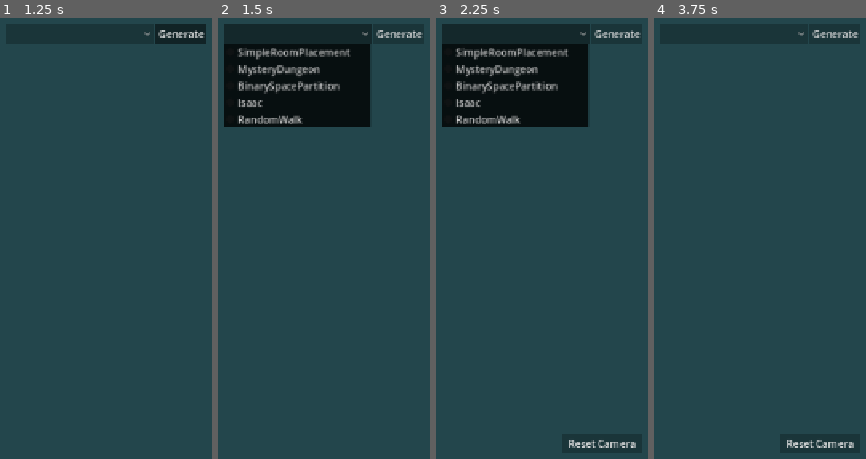
Above: before the commit, frames 1-4 (left to right).
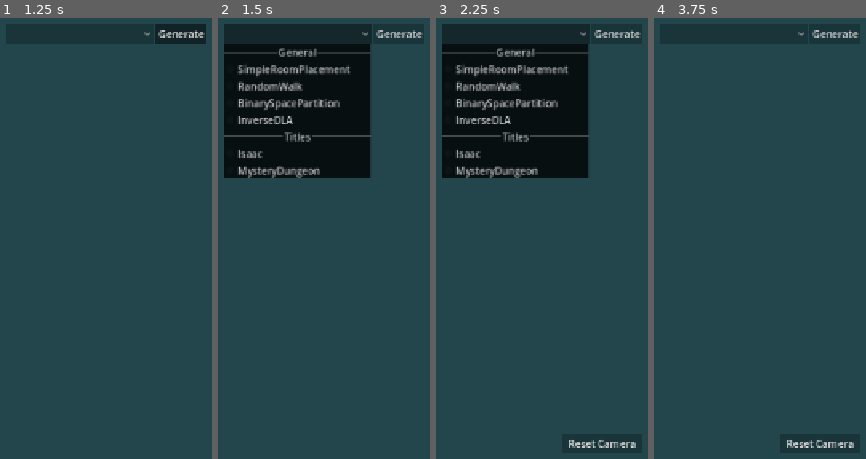
Above: after the commit, the same moments.

Repository: turboshook/ProGenViz
Game: Godot game, scene res://main.tscn
The game is run twice, just before and just after one commit, with the same random seed, the same clock (stepped at 60 frames per second) and the same inputs.
Inputs (mouse positions are in pixels of both pictures, inside the frame that each line leads up to):
- Up to frame 1 (1.25 s): click "Generate" at 0.5 s
- Up to frame 2 (1.5 s): click (298, 35) at 1.25 s
- Up to frame 3 (2.25 s): tap Enter at 2 s; hold D (input_right) from 2.03 s (still down)
- Up to frame 4 (3.75 s): release D (input_right) at 2.75 s; click "Reset Camera" at 2.75 s; tap Space at 3.5 s; hold S (input_down) from 3.53 s (still down)

Frame 1 is identical in both runs. In frame 2, 11% of the frame differs, in the area x 2-73%, y 6-37%; in frame 3, 11%; in frame 4, nothing differs.

Commit message:
InverseDLA

Diff:
--- /dev/null
+++ b/generators/inverse_diffusion_limited_aggregation/generator.gd
@@ -0,0 +1,32 @@
+extends FloorGenerator
+
+func _init() -> void:
+	_default_parameters = {
+		"max_tile_quantity": 256,
+		"walker_turn_chance": 0.0
+	}
+
+func generate(parameters: Dictionary) -> void:
+	_floorplan = {
+		"walks": [],
+		"tile_coordinates": [Vector2i(48, 48)],
+		"coordinate_set": {Vector2i(48, 48): null}
+	}
+	for tile_count: int in range(parameters.max_tile_quantity - 1):
+		var walker_coordinate: Vector2i = _floorplan.tile_coordinates.pick_random()
+		var step_directions: Array[Vector2i] = [Vector2i.UP, Vector2i.DOWN, Vector2i.LEFT, Vector2i.RIGHT]
+		var step_direction = step_directions.pick_random()
+		var walk: Array[Vector2i] = [walker_coordinate]
+
+		var stepped_into_wall: bool = false
+		while not stepped_into_wall:
+			walker_coordinate += step_direction
+			walk.append(walker_coordinate)
+			if _floorplan.coordinate_set.has(walker_coordinate):
+				if randf() < parameters.walker_turn_chance: step_direction = step_directions.pick_random()
+				continue
+			stepped_into_wall = true
+
+		_floorplan.walks.append(walk)
+		_floorplan.tile_coordinates.append(walker_coordinate)
+		_floorplan.coordinate_set[walker_coordinate] = null
--- /dev/null
+++ b/generators/inverse_diffusion_limited_aggregation/generator_visualization.gd
@@ -0,0 +1,23 @@
+extends GeneratorVisualization
+
+@onready var floor_tile_map: TileMapLayer = $FloorTileMap
+@onready var walk_tile_map: TileMapLayer = $WalkTileMap
+
+func _activate() -> void:
+
+	var tile_atlas_coordinates: Array[Vector2i] = [Vector2i(0, 1), Vector2i(1, 1), Vector2i(0, 2), Vector2i(1, 2)]
+	var walker_atlas_tile_coordinate: Vector2i = tile_atlas_coordinates.pick_random()
+	tile_atlas_coordinates.erase(walker_atlas_tile_coordinate)
+	var floor_atlas_tile_coordinate: Vector2i = tile_atlas_coordinates.pick_random()
+
+	var tiles_placed: int = -1
+	for walk_index: int in range(_floorplan.walks.size()):
+		var walk: Array[Vector2i] = _floorplan.walks[walk_index]
+		for walk_coordinate: Vector2i in walk:
+			walk_tile_map.set_cell(walk_coordinate, 0, walker_atlas_tile_coordinate)
+			tiles_placed += 1
+			if tiles_placed % 32 == 0: AudioManager.play_sound("footstep")
+			if tiles_placed % 8 == 0: await get_tree().physics_frame
+		var tile_coordinate: Vector2i = _floorplan.tile_coordinates[walk_index]
+		floor_tile_map.set_cell(tile_coordinate, 0, floor_atlas_tile_coordinate)
+		walk_tile_map.clear()
--- /dev/null
+++ b/generators/inverse_diffusion_limited_aggregation/generator_visualization.tscn
@@ -0,0 +1,42 @@
+[gd_scene load_steps=7 format=3 uid="uid://dg7y3gcy1m8ll"]
+
+[ext_resource type="Script" uid="uid://7kad37fb82d7" path="res://generators/inverse_diffusion_limited_aggregation/generator_visualization.gd" id="1_ub50x"]
+[ext_resource type="Texture2D" uid="uid://cl7vg0jbfeaot" path="res://import/textures/tiles.png" id="2_bbom2"]
+
+[sub_resource type="TileSetAtlasSource" id="TileSetAtlasSource_g72ot"]
+texture = ExtResource("2_bbom2")
+texture_region_size = Vector2i(8, 8)
+0:0/0 = 0
+0:1/0 = 0
+1:1/0 = 0
+0:2/0 = 0
+1:2/0 = 0
+1:0/0 = 0
+
+[sub_resource type="TileSet" id="TileSet_2lg4w"]
+tile_size = Vector2i(8, 8)
+sources/0 = SubResource("TileSetAtlasSource_g72ot")
+
+[sub_resource type="TileSetAtlasSource" id="TileSetAtlasSource_bbom2"]
+texture = ExtResource("2_bbom2")
+texture_region_size = Vector2i(8, 8)
+0:0/0 = 0
+0:1/0 = 0
+1:1/0 = 0
+0:2/0 = 0
+1:2/0 = 0
+1:0/0 = 0
+
+[sub_resource type="TileSet" id="TileSet_g72ot"]
+tile_size = Vector2i(8, 8)
+sources/0 = SubResource("TileSetAtlasSource_bbom2")
+
+[node name="GeneratorVisualization" type="Node2D"]
+script = ExtResource("1_ub50x")
+metadata/_custom_type_script = "uid://lvmunabsg24w"
+
+[node name="FloorTileMap" type="TileMapLayer" parent="."]
+tile_set = SubResource("TileSet_2lg4w")
+
+[node name="WalkTileMap" type="TileMapLayer" parent="."]
+tile_set = SubResource("TileSet_g72ot")
--- /dev/null
+++ b/generators/inverse_diffusion_limited_aggregation/parameter_table.tres
@@ -0,0 +1,32 @@
+[gd_resource type="Resource" script_class="GeneratorParameterTable" load_steps=9 format=3 uid="uid://bicdvggkbgwp0"]
+
+[ext_resource type="Script" uid="uid://bjevtxemkyuxs" path="res://generators/utils/generator_parameter_table/generator_parameter_category.gd" id="1_enoxx"]
+[ext_resource type="Script" uid="uid://h3r21fqhv0bo" path="res://generators/utils/generator_parameter_table/generator_parameter_table.gd" id="2_jufpi"]
+[ext_resource type="Script" uid="uid://cxb24x7g2nv33" path="res://generators/utils/generator_parameter_table/generator_parameter_definition.gd" id="2_nbh1j"]
+[ext_resource type="Script" uid="uid://cn1osy2eiovo4" path="res://generators/utils/generator_parameter_table/generator_parameter_definition/generator_int_parameter.gd" id="3_yhe57"]
+[ext_resource type="Script" uid="uid://bfmg8o7qs7thl" path="res://generators/utils/generator_parameter_table/generator_parameter_definition/generator_float_parameter.gd" id="4_ol1wh"]
+
+[sub_resource type="Resource" id="Resource_cr3rj"]
+script = ExtResource("3_yhe57")
+value = 256
+value_min = 16
+value_max = 512
+name = "max_tile_quantity"
+metadata/_custom_type_script = "uid://cn1osy2eiovo4"
+
+[sub_resource type="Resource" id="Resource_6a44a"]
+script = ExtResource("4_ol1wh")
+value_max = 1.0
+name = "walker_turn_chance"
+metadata/_custom_type_script = "uid://bfmg8o7qs7thl"
+
+[sub_resource type="Resource" id="Resource_ym5yb"]
+script = ExtResource("1_enoxx")
+name = "General"
+parameters = Array[ExtResource("2_nbh1j")]([SubResource("Resource_cr3rj"), SubResource("Resource_6a44a")])
+metadata/_custom_type_script = "uid://bjevtxemkyuxs"
+
+[resource]
+script = ExtResource("2_jufpi")
+categories = Array[ExtResource("1_enoxx")]([SubResource("Resource_ym5yb")])
+metadata/_custom_type_script = "uid://h3r21fqhv0bo"
--- a/generators/random_walk/generator.gd
+++ b/generators/random_walk/generator.gd
@@ -4,7 +4,7 @@
 	_default_parameters = {
 		"walker_count": 1,
 		"walker_lifetime": 128,
-		"walker_turn_chance": 0.25
+		"walker_turn_chance": 0.0
 	}
 
 func generate(parameters: Dictionary) -> void:
@@ -13,7 +13,7 @@
 		"tile_set": {} # O(1) lookup for unique tile coordinates.
 	}
 	for _walker_id: int in range(parameters.walker_count):
-		var walker_coordinate: Vector2i = Vector2i(32, 32)
+		var walker_coordinate: Vector2i = Vector2i(48, 48)
 		var step_direction: Vector2i = [
 			Vector2i.UP, Vector2i.DOWN, Vector2i.LEFT, Vector2i.RIGHT
 		].pick_random()
--- /dev/null
+++ b/generators/utils/generator_visualization.tscn
@@ -0,0 +1,7 @@
+[gd_scene load_steps=2 format=3 uid="uid://b3v22430pnhlr"]
+
+[ext_resource type="Script" uid="uid://7kad37fb82d7" path="res://generators/inverse_diffusion_limited_aggregation/generator_visualization.gd" id="1_ud38l"]
+
+[node name="GeneratorVisualization" type="Node2D"]
+script = ExtResource("1_ud38l")
+metadata/_custom_type_script = "uid://lvmunabsg24w"
--- a/main.gd
+++ b/main.gd
@@ -1,11 +1,15 @@
 extends Node2D
 
+# TODO automate this or something
 const GENERATORS: Array[String] = [
+	"",
 	"res://generators/simple_room_placement/generator.gd",
-	"res://generators/mystery_dungeon/generator.gd",
+	"res://generators/random_walk/generator.gd",
 	"res://generators/binary_space_partition/generator.gd",
+	"res://generators/inverse_diffusion_limited_aggregation/generator.gd",
+	"",
 	"res://generators/isaac/generator.gd",
-	"res://generators/random_walk/generator.gd"
+	"res://generators/mystery_dungeon/generator.gd"
 ]
 
 @onready var algorithm_selection_button: OptionButton = $CanvasLayer/UI/VBoxContainer/HBoxContainer/AlgorithmSelectionButton
--- a/main.tscn
+++ b/main.tscn
@@ -44,17 +44,25 @@
 [node name="AlgorithmSelectionButton" type="OptionButton" parent="CanvasLayer/UI/VBoxContainer/HBoxContainer"]
 layout_mode = 2
 size_flags_horizontal = 3
-item_count = 5
-popup/item_0/text = "SimpleRoomPlacement"
+item_count = 8
+popup/item_0/text = "General"
 popup/item_0/id = 0
-popup/item_1/text = "MysteryDungeon"
+popup/item_0/separator = true
+popup/item_1/text = "SimpleRoomPlacement"
 popup/item_1/id = 1
-popup/item_2/text = "BinarySpacePartition"
+popup/item_2/text = "RandomWalk"
 popup/item_2/id = 2
-popup/item_3/text = "Isaac"
+popup/item_3/text = "BinarySpacePartition"
 popup/item_3/id = 3
-popup/item_4/text = "RandomWalk"
+popup/item_4/text = "InverseDLA"
 popup/item_4/id = 4
+popup/item_5/text = "Titles"
+popup/item_5/id = 5
+popup/item_5/separator = true
+popup/item_6/text = "Isaac"
+popup/item_6/id = 6
+popup/item_7/text = "MysteryDungeon"
+popup/item_7/id = 7
 
 [node name="GenerateButton" type="Button" parent="CanvasLayer/UI/VBoxContainer/HBoxContainer"]
 custom_minimum_size = Vector2(80, 0)
--- a/utils/generator_parameter_interface/generator_parameter_interface.gd
+++ b/utils/generator_parameter_interface/generator_parameter_interface.gd
@@ -89,7 +89,7 @@
 
 func _create_parameter_name_label(parameter_name: String) -> Label:
 	var parameter_name_label: Label = Label.new()
-	parameter_name_label.text = parameter_name
+	parameter_name_label.text = parameter_name.capitalize()
 	parameter_name_label.add_theme_font_size_override("font_size", 12)
 	return parameter_name_label
 
Not shown, added: generators/inverse_diffusion_limited_aggregation/generator.gd.uid
Not shown, added: generators/inverse_diffusion_limited_aggregation/generator_visualization.gd.uid
